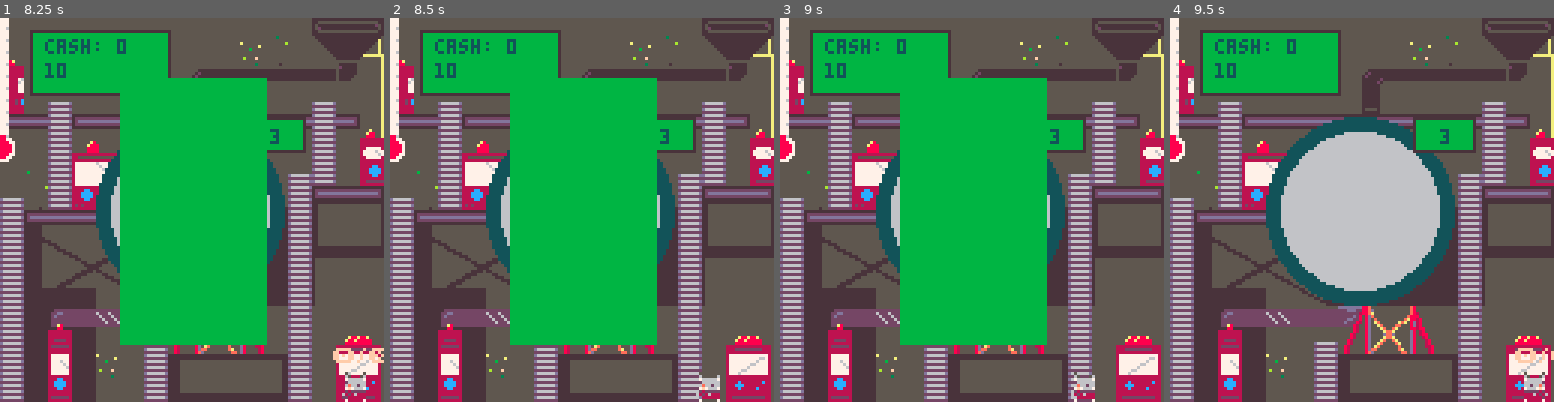
Above: before the commit, frames 1-4 (left to right).
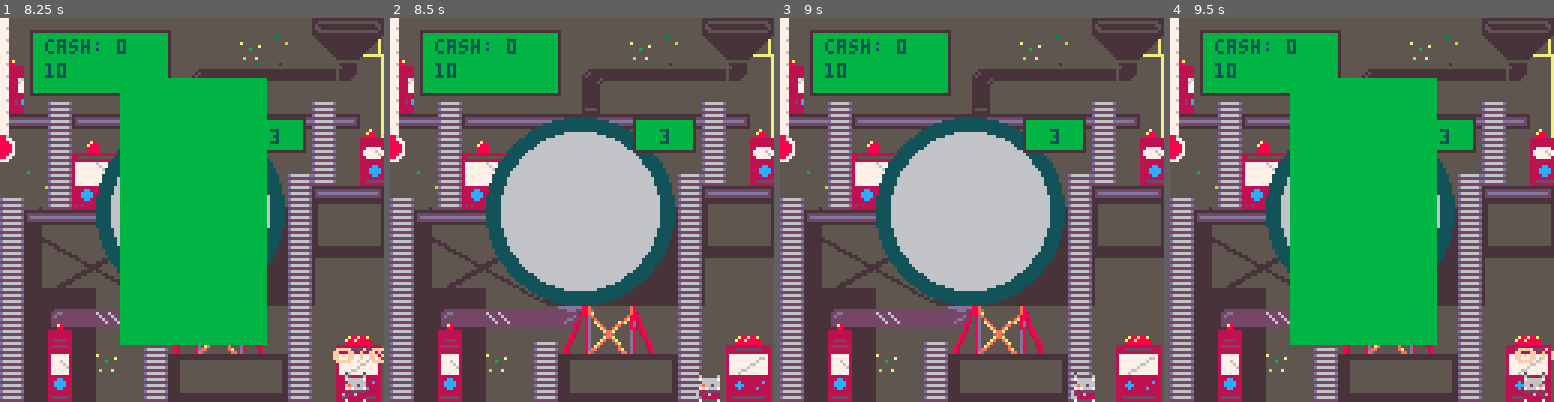
Above: after the commit, the same moments.

Repository: keatontate/gmtk-jam-2025
Game: PICO-8 cartridge src/loop-game.p8
Two runs of this game, one before a commit and one after it. Both use one fixed random seed, a clock stepped at 60 frames per second and the inputs below.
Inputs:
- Up to frame 1 (8.25 s): tap X (X key) at 0.33, 1.07, 1.85, 2.97, 4.08, 5.2, 6.32, 7.43 s; tap O (Z key) at 0.7, 1.7, 2.1, 2.5, 2.9, 3.3, 3.7, 4.1, 4.5, 4.9, 5.3, 5.7, 6.1, 6.5, 6.9, 7.3, 7.7, 8.1 s; hold Right 1.6-2.1 s; hold Up 2.15-2.42 s; hold Right 2.47-3.03 s; hold Left 3.08-3.58 s; hold Down 3.63-3.97 s; hold Right 4.02-4.68 s; hold Up 4.73-5.03 s; hold Left 5.08-5.68 s; hold Down 5.73-6.03 s; hold Right 6.08-6.58 s; hold Right 6.63-7.13 s; hold Up 7.18-7.45 s; hold Right 7.5-8.07 s; hold Left from 8.12 s (still down)
- Up to frame 2 (8.5 s): keep holding Left
- Up to frame 3 (9 s): tap O (Z key) at 8.5, 8.9 s; tap X (X key) at 8.55 s; release Left at 8.62 s; hold Down from 8.67 s (still down)
- Up to frame 4 (9.5 s): release Down at 9 s; hold Right from 9.05 s (still down); tap O (Z key) at 9.3 s

Frame 1 is identical in both runs. In frame 2, 26% of the frame differs, in the area x 31-70%, y 15-86%; in frame 3, 26%; in frame 4, 26%.

Commit message:
Added another way to exit the shop

Diff:
--- a/src/character.lua
+++ b/src/character.lua
@@ -187,7 +187,10 @@
   -- logic for shop:
   if is_shop(playerx1, playery)
   or is_shop(playerx2, playery) then
+
+    -- helper message
     player_msg = "\142/\151"
+
     if (btnp(4) or btnp(5)) then
       toggle_shop()
 
@@ -195,8 +198,8 @@
       -- fix_machine(get_tile(playerx2, playery))
     end
   else
-    debug_msg = ""
-    player_msg = ""
+    -- if player moves it gets out of shop
+    shop_visible = false
   end
 
   -- keep character on screen
